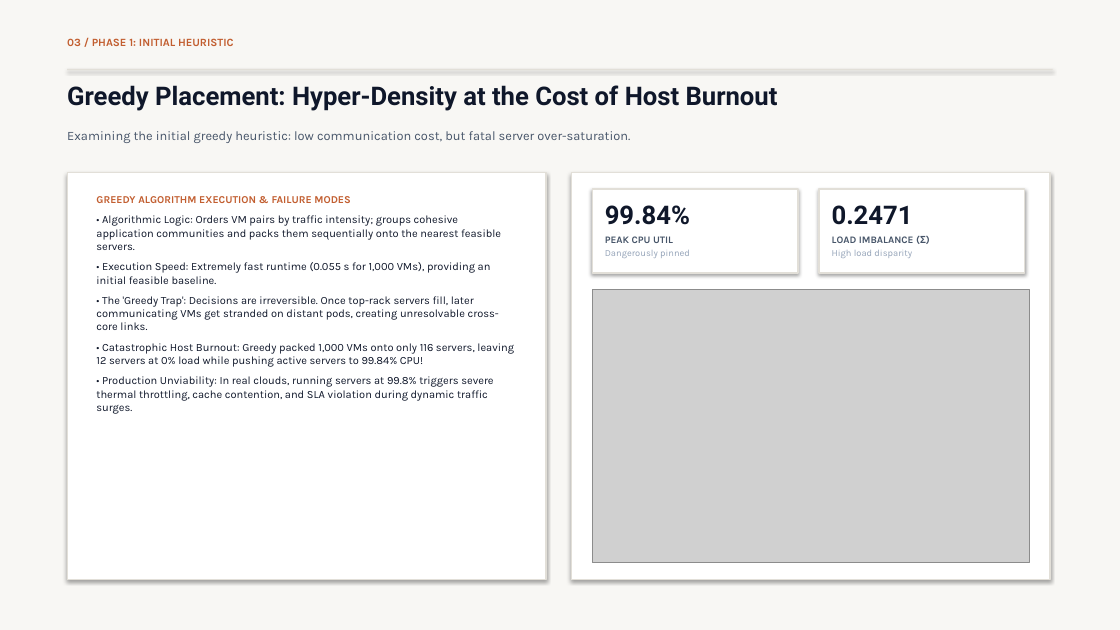
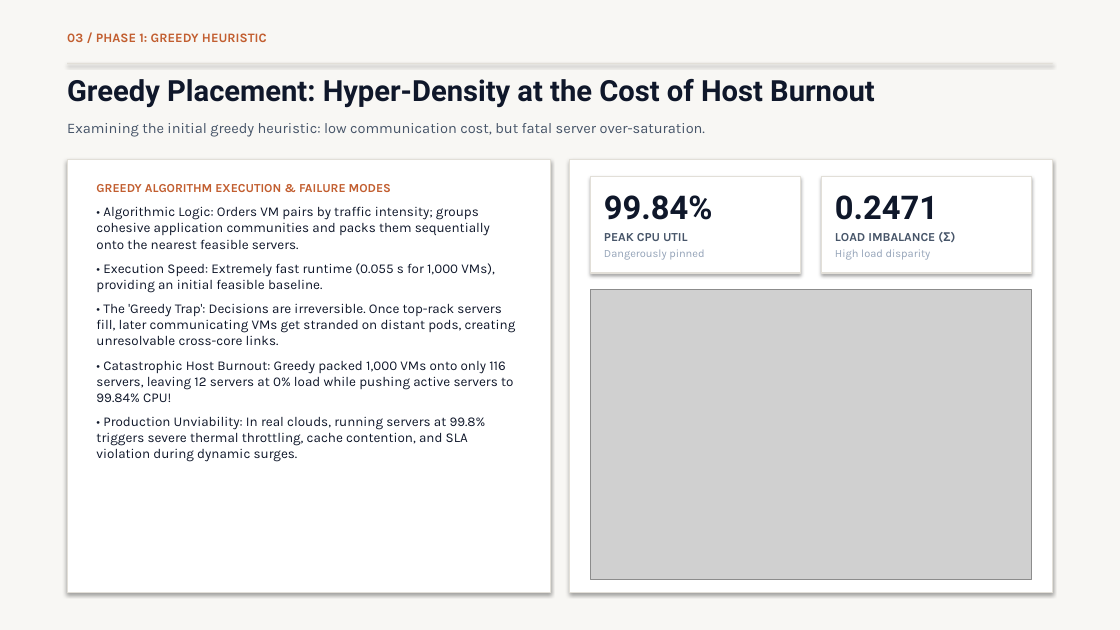
Before and after one commit to moparthipranav/CloudComputingProject, a slide deck: slide 4 of VM_Placement_Optimization_Presentation.pptx. Drawn at 1120x630 pixels with LibreOffice and Linux fonts; fonts in the diff are those of the drawing; grey boxes stand for pictures. Boxes give left, top, right and bottom in pixels: in the first picture for what was removed or moved away, otherwise in the second. Text is boxed around its words. In the diff, an @@ line names an element or a change of style, - is before the commit and + after.

Commit message:
Update presentation: increase font sizes, fill slide canvas, remove lead investigator on title slide

```diff
--- a/VM_Placement_Optimization_Presentation.pptx
+++ b/VM_Placement_Optimization_Presentation.pptx
@@ text at bbox=[67, 33, 267, 42]: text changed; size 9.5 to 11 pt @@
-03 / PHASE 1: INITIAL HEURISTIC
+03 / PHASE 1: GREEDY HEURISTIC
@@ text "Greedy Placement: Hyper-Density at the ..." at bbox=[67, 79, 874, 108]: size 22 to 25 pt @@
@@ rectangle: place and size @@
-rectangle at bbox=[67, 69, 1053, 70]
+rectangle at bbox=[67, 63, 1053, 64]
@@ text "Examining the initial greedy heuristic: ...": place and size @@
-text "Examining the initial greedy heuristic: ..." at bbox=[67, 131, 630, 143]
+text "Examining the initial greedy heuristic: ..." at bbox=[67, 123, 705, 137]
@@ text "Examining the initial greedy heuristic: ..." at bbox=[67, 123, 705, 137]: size 11 to 12.5 pt @@
@@ rectangle: place and size @@
-rectangle at bbox=[67, 172, 546, 580]
+rectangle at bbox=[67, 160, 550, 592]
@@ text "GREEDY ALGORITHM EXECUTION & FAILURE ...": place and size @@
-text "GREEDY ALGORITHM EXECUTION & FAILURE ..." at bbox=[96, 196, 514, 414]
+text "GREEDY ALGORITHM EXECUTION & FAILURE ..." at bbox=[96, 184, 516, 462]
@@ rectangle: place and size @@
-rectangle at bbox=[571, 172, 1050, 580]
+rectangle at bbox=[570, 160, 1053, 592]
@@ rectangle: place and size @@
-rectangle at bbox=[592, 189, 798, 273]
+rectangle at bbox=[591, 176, 801, 273]
@@ rectangle: place and size @@
-rectangle at bbox=[819, 189, 1025, 273]
+rectangle at bbox=[822, 176, 1032, 273]
@@ text at bbox=[96, 184, 516, 402]: size 9 to 10.5 pt in "GREEDY ALGORITHM EXECUTION & FAILURE MODES"; size 9.5 to 11.5 pt in "• Algorithmic Logic: Orders VM pairs by ...", "• Execution Speed: Extremely fast runtime (0.055 ...", "• The 'Greedy Trap': Decisions are irreversible. ...", "• Catastrophic Host Burnout: Greedy packed 1,000 ..."; more space between paragraphs @@
@@ text "99.84%": place and size @@
-text "99.84%" at bbox=[605, 205, 690, 258]
+text "99.84%" at bbox=[604, 195, 712, 260]
@@ text "99.84%" at bbox=[604, 195, 712, 260]: size 22 to 28 pt in "99.84%"; size 8.5 to 10.5 pt in "PEAK CPU UTIL"; size 8 to 9.5 pt in "Dangerously pinned" @@
@@ text "0.2471": place and size @@
-text "0.2471" at bbox=[832, 205, 926, 258]
+text "0.2471" at bbox=[835, 195, 950, 260]
@@ text "0.2471" at bbox=[835, 195, 950, 260]: size 22 to 28 pt in "0.2471"; size 8.5 to 10.5 pt in "LOAD IMBALANCE (Σ)"; size 8 to 9.5 pt in "High load disparity" @@
@@ picture: place and size @@
-picture at bbox=[592, 290, 1029, 563]
+picture at bbox=[591, 290, 1032, 580]
@@ text at bbox=[96, 417, 486, 462]: text changed; size 9.5 to 11.5 pt @@
-• Production Unviability: In real clouds, running servers at 99.8% triggers severe thermal throttling, cache contention, and SLA violation during dynamic traffic surges.
+• Production Unviability: In real clouds, running servers at 99.8% triggers severe thermal throttling, cache contention, and SLA violation during dynamic surges.
```
Also in this commit, not shown: 11 other slides changed, 3 other files.
